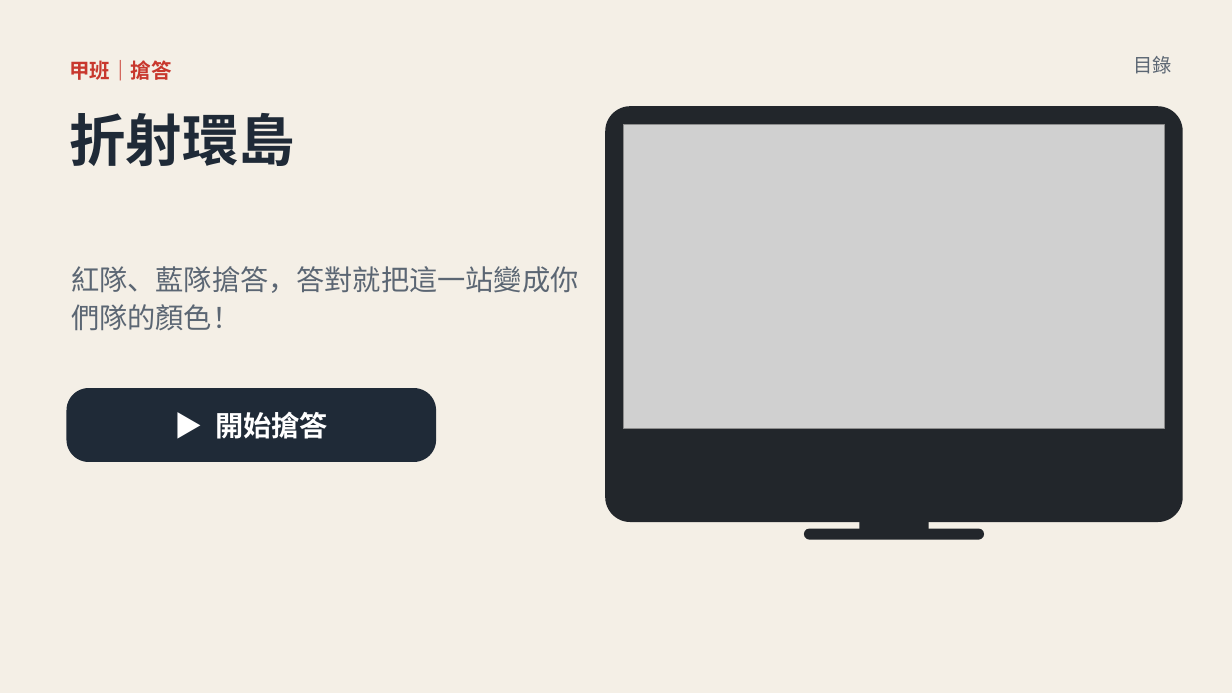
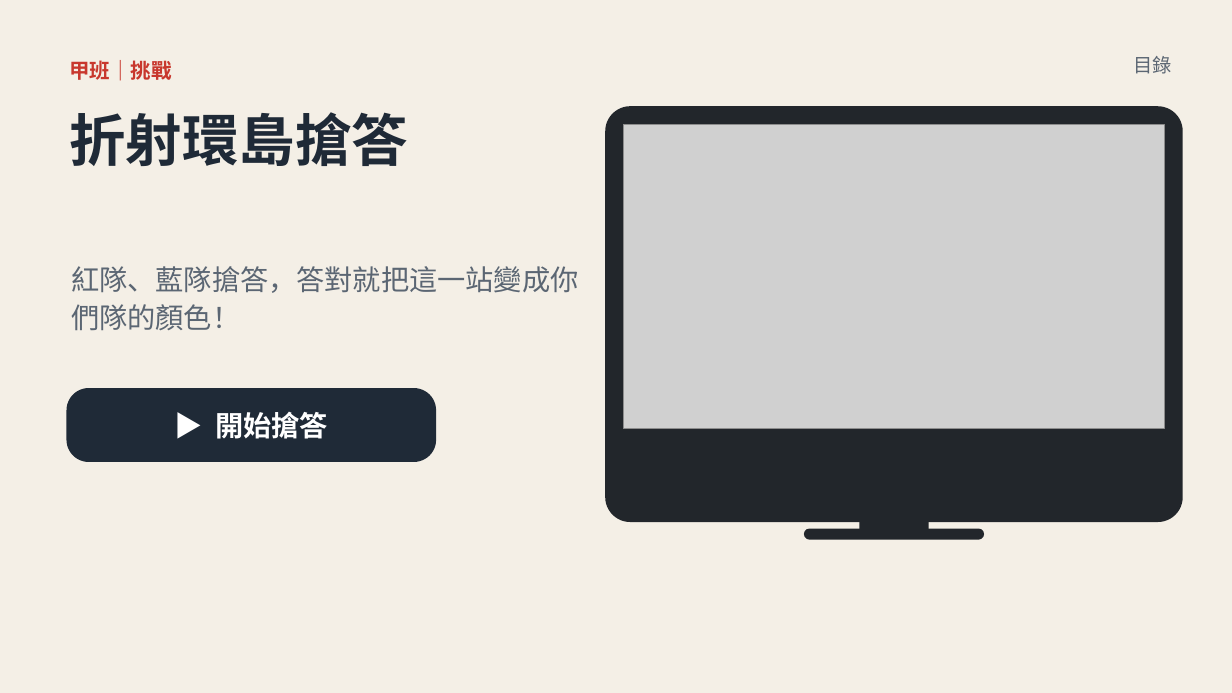
Before and after one commit to classtools1020/sports-results, a slide deck: slide 6 of f8f9fc3bd1/slides.pptx (slide 8 before the commit). Drawn at 1232x693 pixels with LibreOffice and Linux fonts; fonts in the diff are those of the drawing; grey boxes stand for pictures. Boxes give left, top, right and bottom in pixels: in the first picture for what was removed or moved away, otherwise in the second. Text is boxed around its words. In the diff, an @@ line names an element or a change of style, - is before the commit and + after.

```diff
--- a/f8f9fc3bd1/slides.pptx
+++ b/f8f9fc3bd1/slides.pptx
@@ text at (69,60,171,81): text changed @@
-甲班｜搶答
+甲班｜挑戰
@@ text at (69,112,408,166): text changed @@
-折射環島
+折射環島搶答
```
Also in this commit, not shown: 3 other slides changed, 2 slides removed, 3 other files.
